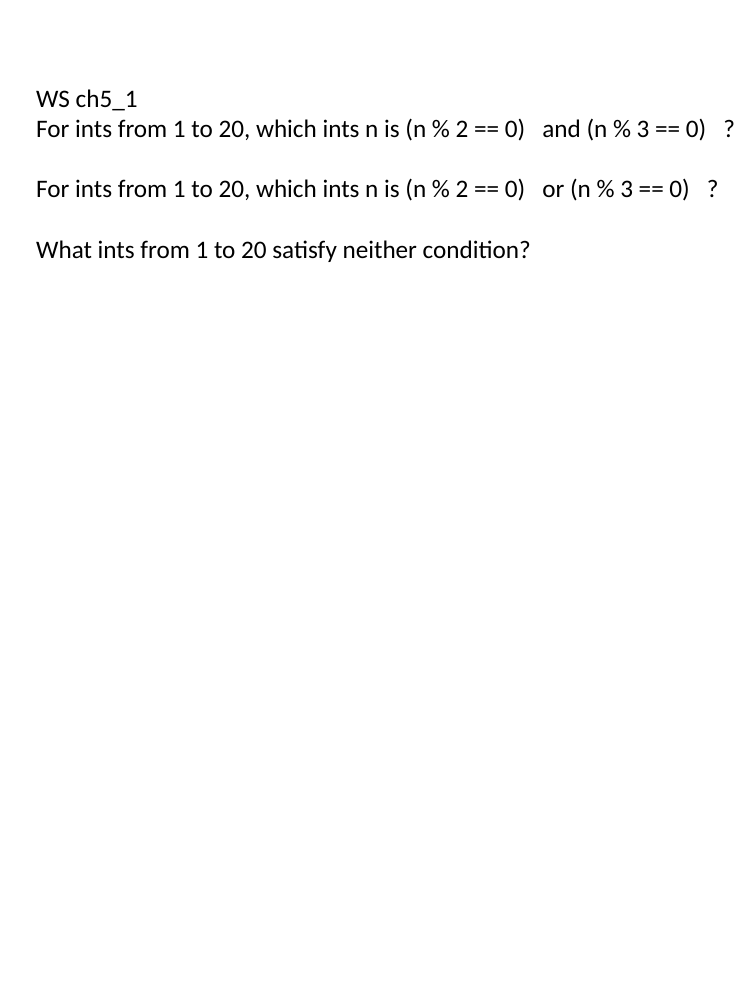
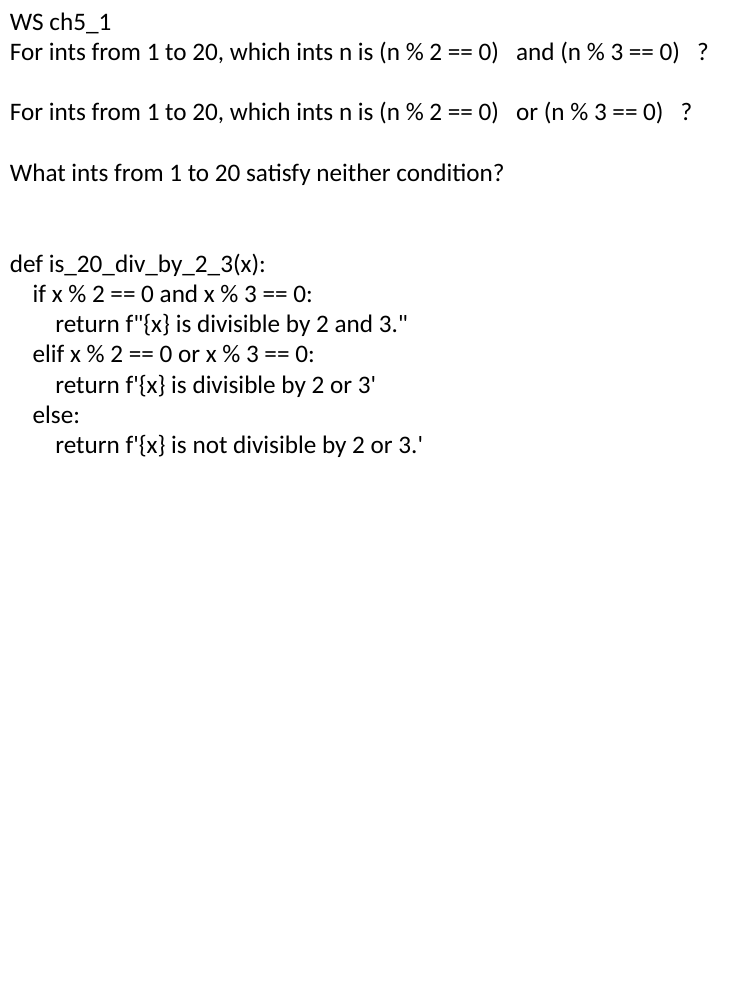
Before and after one commit to Lor3nzoMartinez/Python, a slide deck: slide 1 of Homework/ch 5 conditionals.pptx (slide 3 before the commit). Drawn at 756x1008 pixels with LibreOffice and Linux fonts; fonts in the diff are those of the drawing. Boxes give left, top, right and bottom in pixels: in the first picture for what was removed or moved away, otherwise in the second. Text is boxed around its words. In the diff, an @@ line names an element or a change of style, - is before the commit and + after.

```diff
--- a/Homework/ch 5 conditionals.pptx
+++ b/Homework/ch 5 conditionals.pptx
@@ text "WS ch5_1": place and size @@
-text "WS ch5_1" at [36, 89, 706, 262]
+text "WS ch5_1" at [10, 12, 680, 457]
@@ text at [10, 253, 423, 457]: paragraphs added @@
+def is_20_div_by_2_3(x):
+if x % 2 == 0 and x % 3 == 0:
+return f"{x} is divisible by 2 and 3."
+elif x % 2 == 0 or x % 3 == 0:
+return f'{x} is divisible by 2 or 3'
+else:
+return f'{x} is not divisible by 2 or 3.'
```
Also in this commit, not shown: 6 other slides changed, 14 slides removed, 59 other files.
